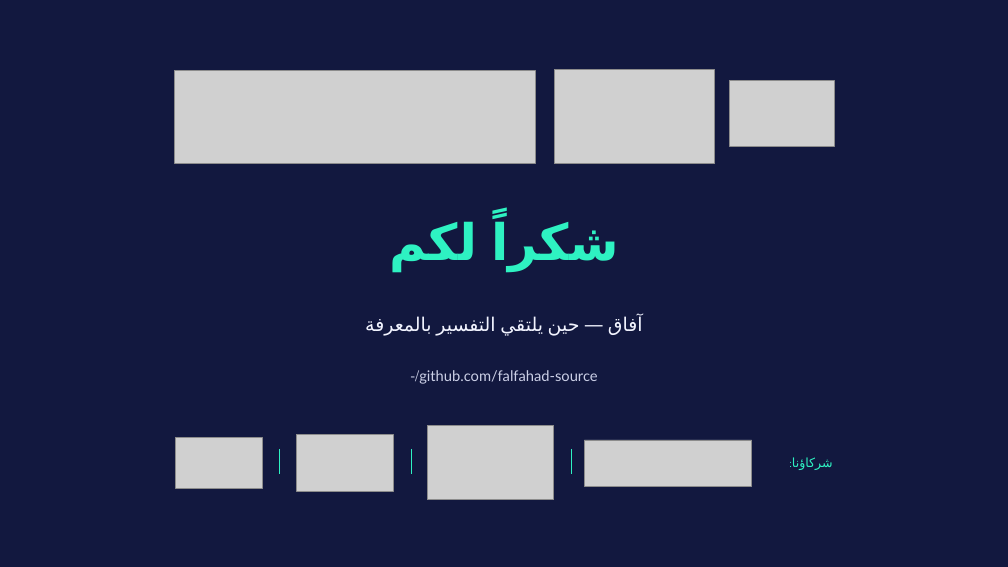
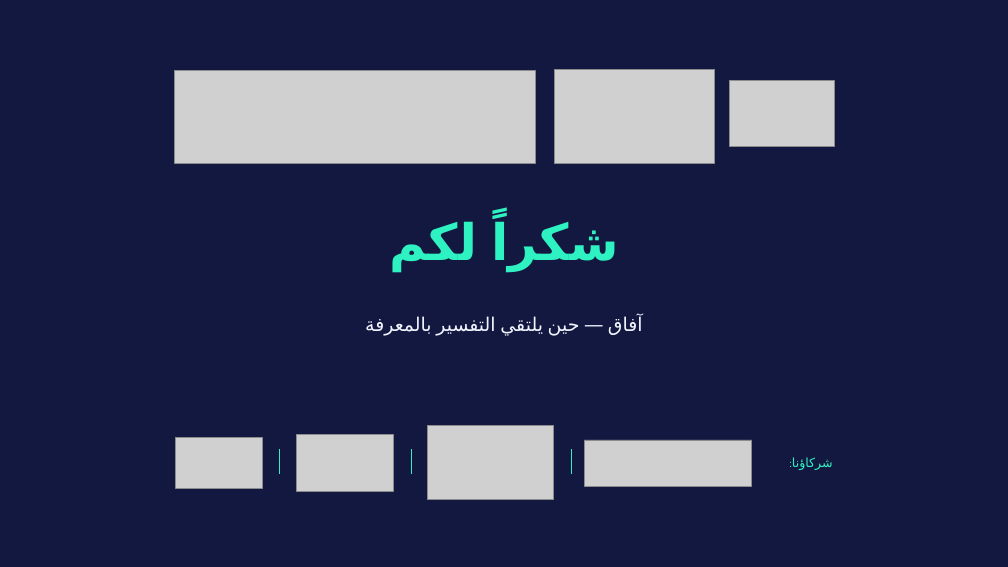
Before and after one commit to falfahad-source/-, a slide deck: slide 22 of deliverables/afaq-presentation.pptx. Drawn at 1008x567 pixels with LibreOffice and Linux fonts; fonts in the diff are those of the drawing; grey boxes stand for pictures; background and template pictures are left out. Boxes give left, top, right and bottom in pixels: in the first picture for what was removed or moved away, otherwise in the second. Text is boxed around its words. In the diff, an @@ line names an element or a change of style, - is before the commit and + after.

```diff
--- a/deliverables/afaq-presentation.pptx
+++ b/deliverables/afaq-presentation.pptx
@@ text removed at box(419, 370, 597, 384) @@
-github.com/falfahad-source/-
```
Also in this commit, not shown: 1 other file.
